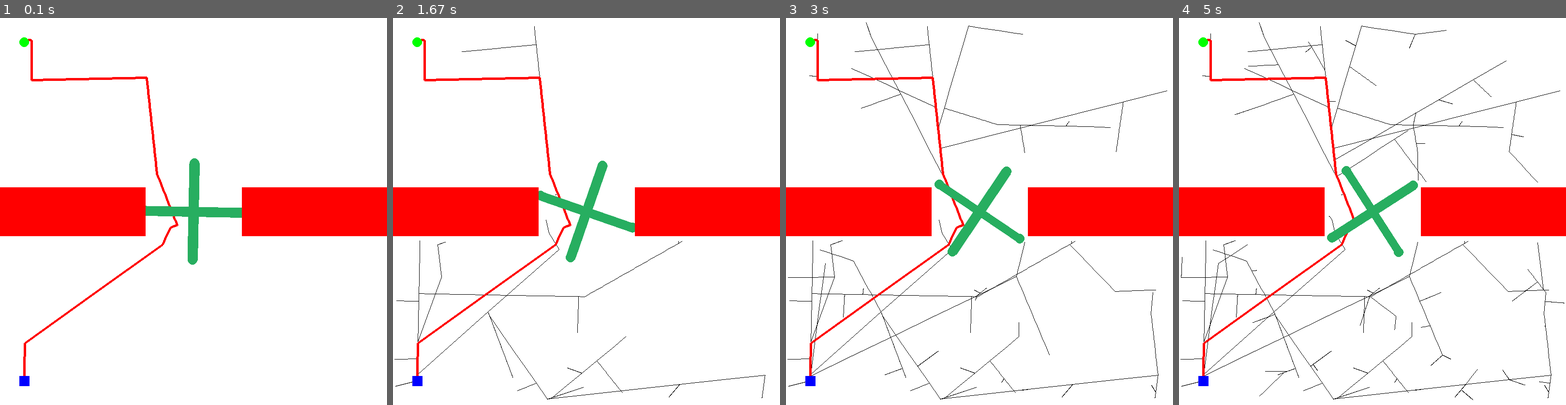
Above: before the commit, frames 1-4 (left to right).
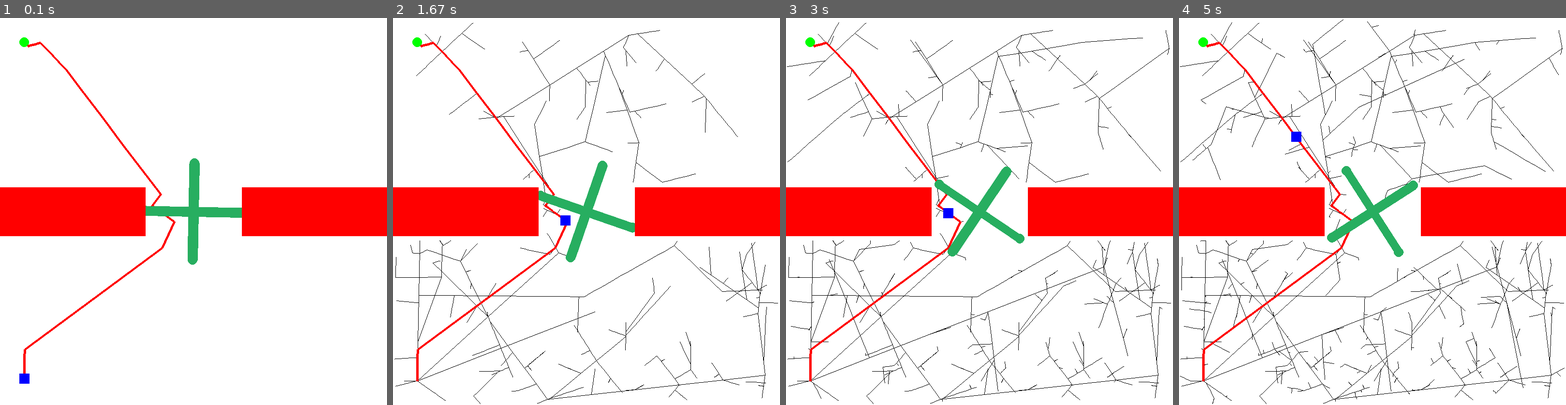
Above: after the commit, the same moments.

Repository: majklost/2Dsim
Game: pygame game, started from tests/dynamicRRTTest.py
Two runs of this game, one before a commit and one after it. Both use one fixed random seed, a clock stepped at 60 frames per second and the inputs below.
Inputs:
- Up to frame 1 (0.1 s): no input
- Up to frame 2 (1.67 s): no input
- Up to frame 3 (3 s): no input
- Up to frame 4 (5 s): no input

The runs differ from the first frame. In frame 1, 1.3% of the frame differs, in the area x 5-47%, y 5-96%; in frame 2, 3.0%; in frame 3, 3.9%; in frame 4, 4.7%, in the area x 0-100%, y 0-100%.

Commit message:
rewritten path mover to move by timestamps

Diff:
--- a/dynamicRRT.py
+++ b/dynamicRRT.py
@@ -74,7 +74,7 @@
         while goal is not None:
             path.append(goal)
             goal = goal.parent
-        return path
+        return list(reversed(path))
 
     def get_verts(self):
         return self.vertTree
--- a/helpers/objectLibrary.py
+++ b/helpers/objectLibrary.py
@@ -13,7 +13,7 @@
 
 class Agent(AbstractObj):
     def __init__(self, x, y,w=10,h=100, angle=0):
-        super().__init__(x,y,pymunk.Body.DYNAMIC)
+        super().__init__(x,y,pymunk.Body.KINEMATIC)
         self.body.angle = angle
         self.shape = pymunk.Poly.create_box(self.body, (w, h))
         self.shape.color = pygame.Color("blue")
--- a/path_mover.py
+++ b/path_mover.py
@@ -1,32 +1,71 @@
 import pymunk
 from typing import List
-from RRTNode import RRTNode
-#Move shape on path given by nodes
+from RRTNode import RRTNode, RRTNodeCalc, RRTNodeSim
+
 VELOCITY = 100
 
+
 class PathMover:
-    def __init__(self, path : List[RRTNode], body : pymunk.Body, FPS):
-        self.path = path
-        self.current = 0 # current waypoint trying to reach
+    def __init__(self, path: List[RRTNode], body: pymunk.Body, FPS):
+        self.path = convert_path(path)
+        self.current = 0  # current waypoint trying to reach
+        # print(self.path)
         self.body = body
-        self.threshdist = VELOCITY /2 * 1/FPS # distance to waypoint to consider it reached
+        self.threshtime = 1 / (FPS)  # time to waypoint to consider it reached
+        self.last_change_time = 0
+        self.already_called = False
 
-    def move(self):
-        if self.current >= len(self.path):
-            self.body.velocity = 0,0
-            self.body.angular_velocity = 0
-            return
-        target = self.path[self.current]
-        dir = target.x - self.body.position.x, target.y - self.body.position.y
-        plength = self.get_length(dir)
-        angle = target.angle - self.body.angle
-        if plength < self.threshdist:
+    def move(self, time):
+        if not self.already_called:
+            self.update_velocity(time)
+            print("first time: ", time)
+            self.already_called = True
+
+
+        cur_waypoint = self.path[self.current]
+        delta = time - (self.last_change_time + cur_waypoint[3])
+
+        if abs(delta) < self.threshtime or delta > 0:
             self.current += 1
-        else:
-            dir = dir[0]/ plength*VELOCITY, dir[1]/ plength*VELOCITY
-            self.body.velocity = dir
-        self.body.angular_velocity = angle * VELOCITY / plength
+            if self.current < len(self.path):
+                self.update_velocity(time)
+
+    def update_velocity(self, time):
+        cur_waypoint = self.path[self.current]
+        self.body.position = cur_waypoint[4].x, cur_waypoint[4].y
+        self.body.angle = cur_waypoint[4].angle
+        self.body.velocity = cur_waypoint[0], cur_waypoint[1]
+        self.body.angular_velocity = cur_waypoint[2]
+        self.last_change_time = time
+        self.body.space.reindex_shapes_for_body(self.body)
+
 
     @staticmethod
     def get_length(tp):
         return (tp[0] ** 2 + tp[1] ** 2) ** 0.5
+
+
+def convert_path(path):
+    converted = []
+    for i in range(len(path) - 1):
+        node = path[i]
+        next_node = path[i + 1]
+        dir_x = next_node.x - node.x
+        dir_y = next_node.y - node.y
+
+        angle = next_node.angle - node.angle
+        length = PathMover.get_length((dir_x, dir_y))
+
+        t = length / VELOCITY
+        if isinstance(node, RRTNodeCalc):
+            t = next_node.time - node.time
+        vel = length / t
+
+        elem_dir_x = dir_x / length * vel
+        elem_dir_y = dir_y / length * vel
+
+
+
+        converted.append((elem_dir_x, elem_dir_y, angle / t, t, node))
+    converted.append((0, 0, 0, float("inf"),converted[-1][4]))
+    return converted
--- a/staticRRT.py
+++ b/staticRRT.py
@@ -62,7 +62,7 @@
     def get_path(self):
         path = []
         goal = self.last
-        while goal.parent is not None:
+        while goal is not None:
             path.append(goal)
             goal = goal.parent
         return list(reversed(path))
--- a/tests/TestTemplate.py
+++ b/tests/TestTemplate.py
@@ -27,6 +27,7 @@
         self.setup()
         draw_options = pymunk.pygame_util.DrawOptions(self.display)
         running = True
+        pygame.time.get_ticks()
         while running:
 
             for event in pygame.event.get():
--- a/tests/dynamicRRTTest.py
+++ b/tests/dynamicRRTTest.py
@@ -5,11 +5,11 @@
 from tree_rendering import TreeRenderer
 from dynamicRRT import RRT
 from dynamicLocalPlanner import LocalPlannerCalc
-import math
 import time
 import pygame
 import pymunk
 from pymunk import  pygame_util
+from path_mover import PathMover
 
 W =H =800
 CROSS_ANGULAR_VELOCITY = 0.2
@@ -18,6 +18,8 @@
     def __init__(self, start, goal):
         self.start = start
         self.goal = goal
+        self.path_mover = None
+        self.tree_renderer = None
         super().__init__(W, H, 80)
         self.cnt = 0
 
@@ -49,13 +51,14 @@
         #planning
         lp = LocalPlannerCalc(self.space, agent.shape, cross.body, (0,0,CROSS_ANGULAR_VELOCITY))
         # lp.set_debug_callback(self.debugclbck)
-        rrt = RRT(self.display.get_width(), self.display.get_height(), 0, 50, lp,near_radius=10,seed=32)
+        rrt = RRT(self.display.get_width(), self.display.get_height(), 0, 10, lp,near_radius=10,seed=32)
         start = LocalPlannerCalc.node_from_shape(agent.shape)
         st = time.time()
         path = rrt.find_path(start, self.goal,4000)
+        # print(path)
         print("Time taken: ", time.time() - st)
         verts = sorted(list(rrt.get_verts()), key=lambda x: x.added_cnt)
-        self.tree_renderer = TreeRenderer(verts)
+        self.path_mover = PathMover(path, agent.body, self.FPS)
         print(len(verts))
         self.tree_renderer = TreeRenderer(verts)
 
@@ -66,7 +69,7 @@
 
     def post_render(self):
         render_goal(self.display, self.goal)
-
+        self.path_mover.move(pygame.time.get_ticks()/1000)
 
 if __name__ == "__main__":
     from RRTNode import RRTNodeCalc
--- a/tests/staticRRTTest.py
+++ b/tests/staticRRTTest.py
@@ -41,6 +41,7 @@
         start = LocalPlanner.node_from_shape(agent.shape)
         st = time.time()
         path = rrt.find_path(start, self.goal)
+        print(path)
         print("Time taken: ", time.time() - st)
         verts = sorted(list(rrt.get_verts()), key=lambda x: x.added_cnt)
         self.path_mover = PathMover(path, agent.body, self.FPS)
@@ -53,7 +54,7 @@
 
     def post_render(self):
         render_goal(self.display, self.goal)
-        self.path_mover.move()
+        self.path_mover.move(pygame.time.get_ticks()/ 1000)
 
 
 def test_begin(arbiter, space, data):
Not shown, changed: questions.md
